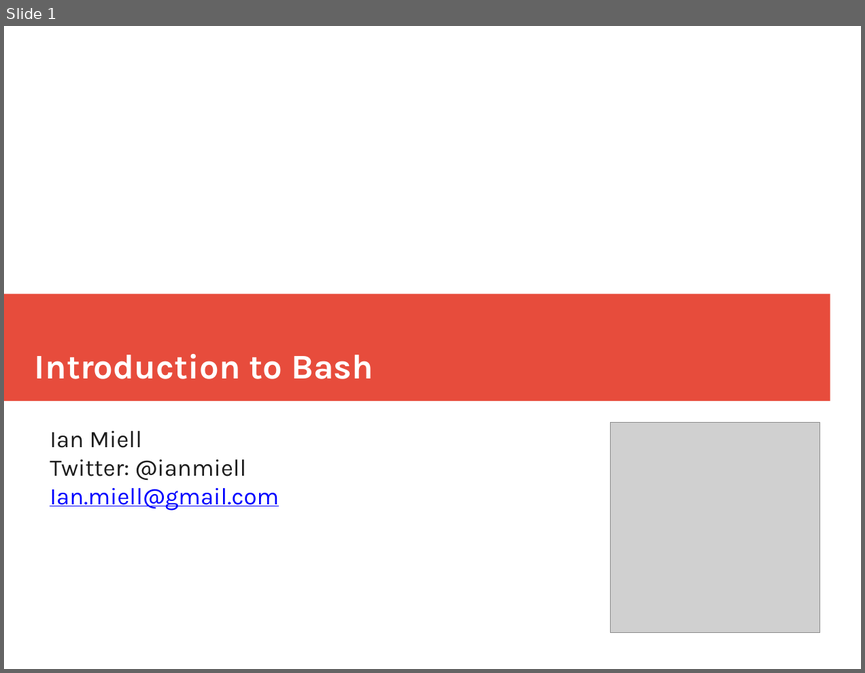
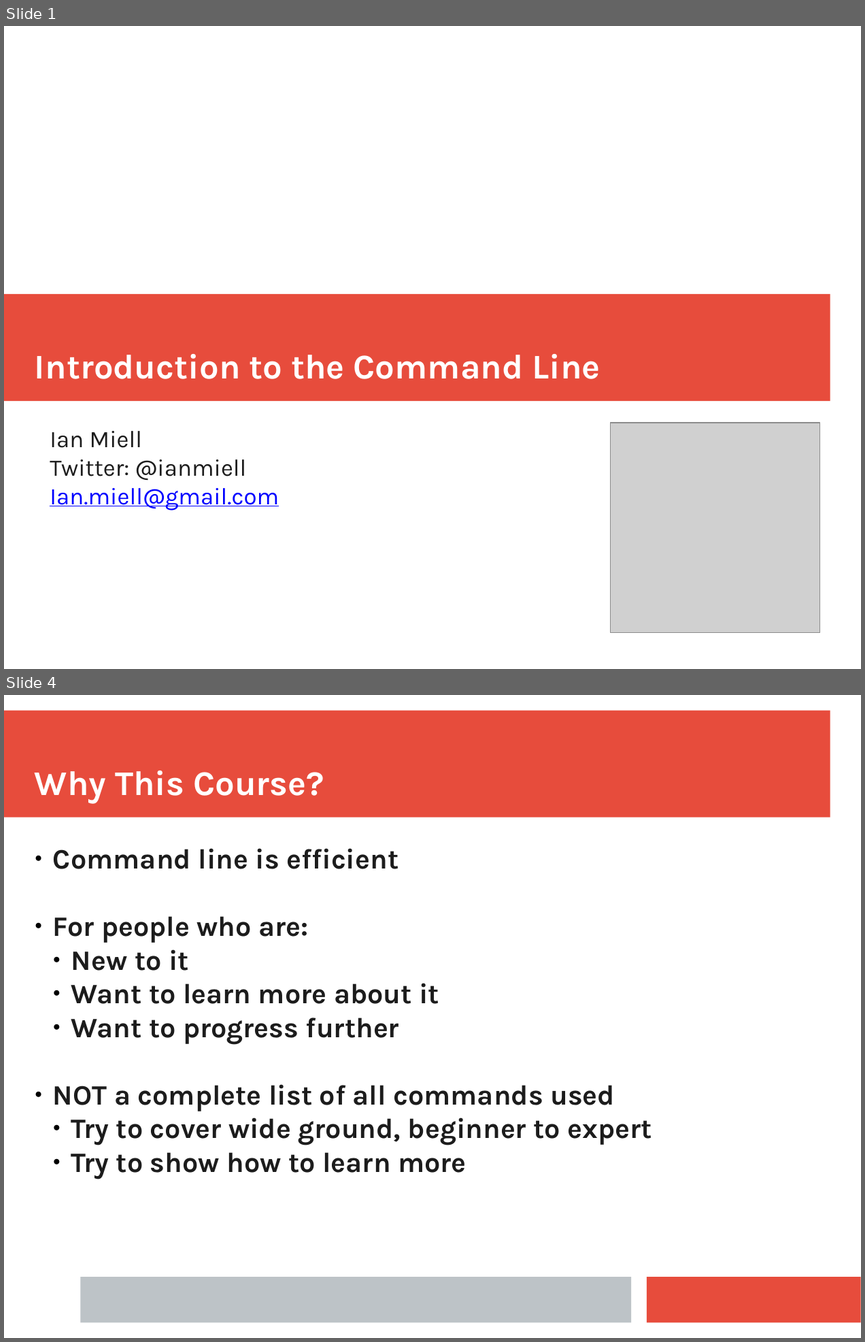
Before and after one commit to ianmiell/introduction-to-the-command-line, a slide deck: slides/introduction_to_the_command_line.pptx. Shown one above the other, each under a label of ours: slide 1 before the commit, slides 1 and 4 after it; the slides between them are not shown. The pictures are 865x673 and 865x1342 pixels, drawn with LibreOffice and Linux fonts; fonts in the diff are those of the drawing; grey boxes stand for pictures. Boxes give left, top, right and bottom in pixels: in the first picture for what was removed or moved away, otherwise in the second. Text is boxed around its words. In the diff, an @@ line names an element or a change of style, - is before the commit and + after.

```diff
--- a/slides/introduction_to_the_command_line.pptx
+++ b/slides/introduction_to_the_command_line.pptx
@@ slide 4 added at (4,695,861,1338), background #FFFFFF @@
@@ rectangle added at (4,711,830,818), fill #E74C3C @@
@@ text added at (35,770,324,803), 32 pt, text #FFFFFF, bold @@
+Why This Course?
@@ text added at (53,848,652,1179), 26 pt, text #1C1C1C, bold @@
+● Command line is efficient
+● For people who are:
+  ● New to it
+  ● Want to learn more about it
+  ● Want to progress further
+● NOT a complete list of all commands used
+  ● Try to cover wide ground, beginner to expert
+  ● Try to show how to learn more
@@ rectangle added at (80,1276,631,1323), fill #BDC3C7 @@
@@ rectangle added at (647,1276,861,1323), fill #E74C3C @@
@@ slide 1 changed as well @@
@@ text at (35,354,600,379): text changed @@
-Introduction to Bash
+Introduction to the Command Line
```
Also in this commit, not shown: 4 other slides changed, 4 other slides added, 57 slides removed.
